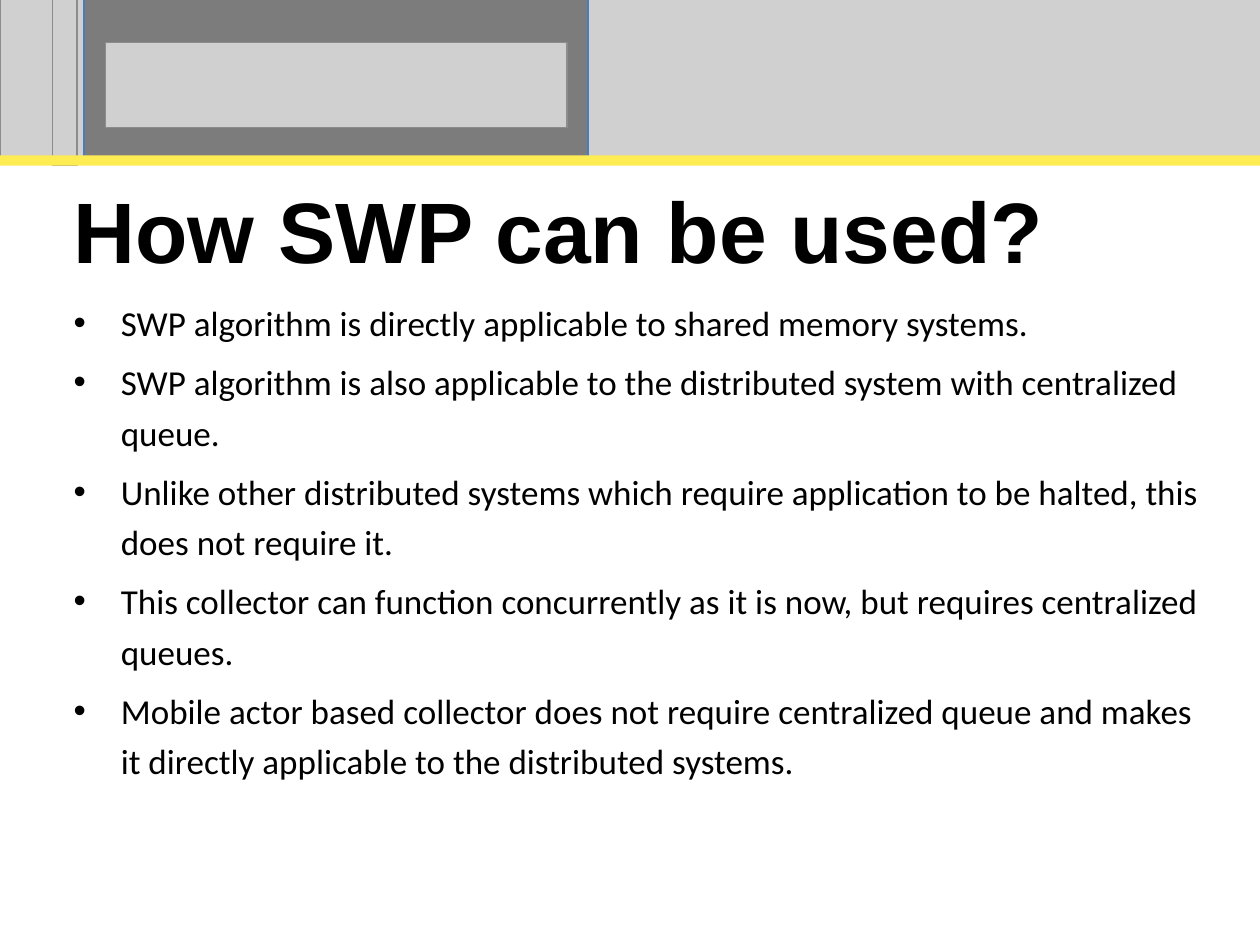
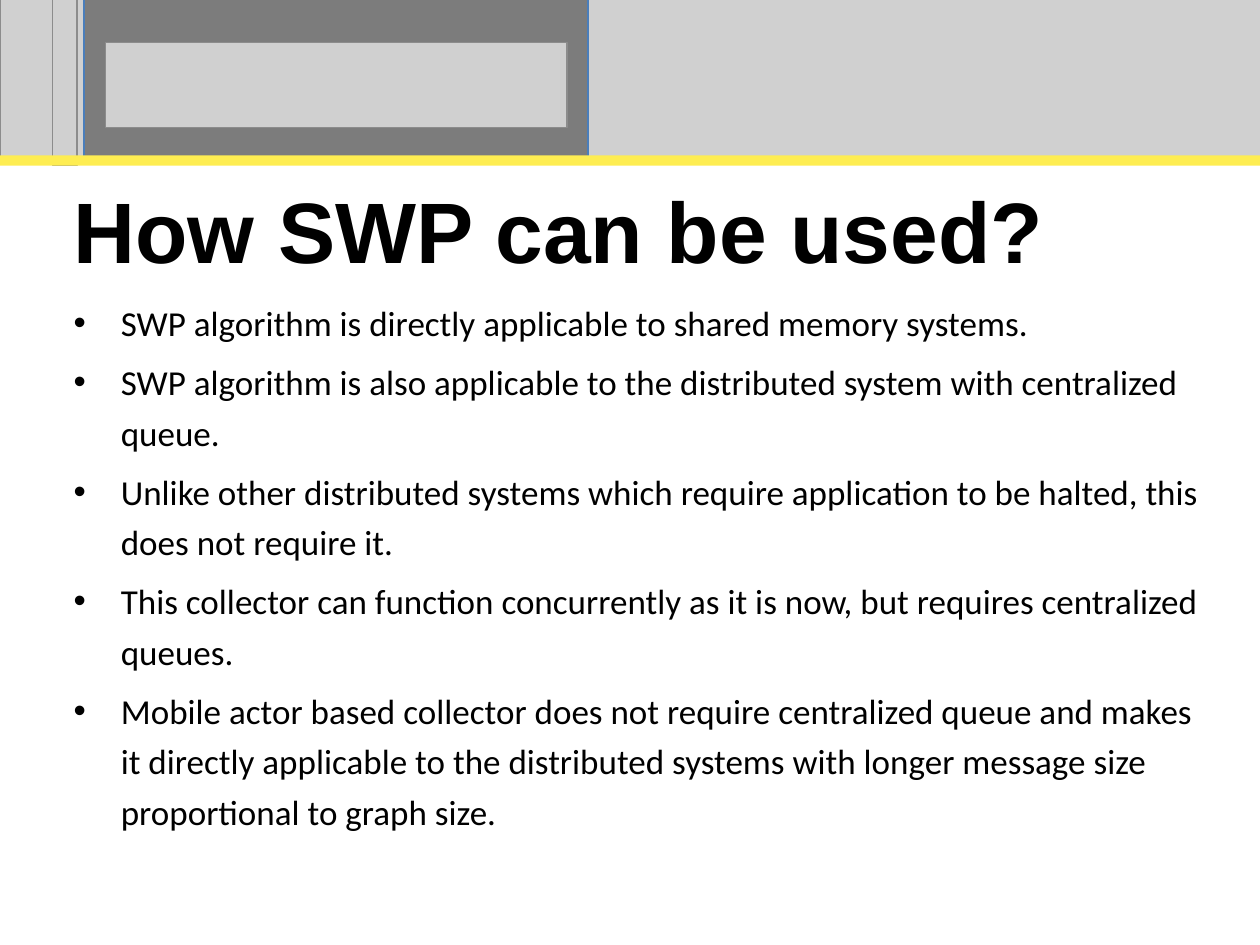
Before and after one commit to perpetualcoder/thesis, a slide deck: slide 53 of thesisppt/defense.ppt (slide 48 before the commit). Drawn at 1260x945 pixels with LibreOffice and Linux fonts; fonts in the diff are those of the drawing; grey boxes stand for pictures. Boxes give left, top, right and bottom in pixels: in the first picture for what was removed or moved away, otherwise in the second. Text is boxed around its words. In the diff, an @@ line names an element or a change of style, - is before the commit and + after.

```diff
--- a/thesisppt/defense.ppt
+++ b/thesisppt/defense.ppt
@@ subtitle at (x1=121, y1=699, x2=1192, y2=831): text changed @@
-• Mobile actor based collector does not require centralized queue and makes it directly applicable to the distributed systems.
+• Mobile actor based collector does not require centralized queue and makes it directly applicable to the distributed systems with longer message size proportional to graph size.
```
Also in this commit, not shown: 15 other slides changed, 9 slides added, 2 slides removed, 18 other files.
